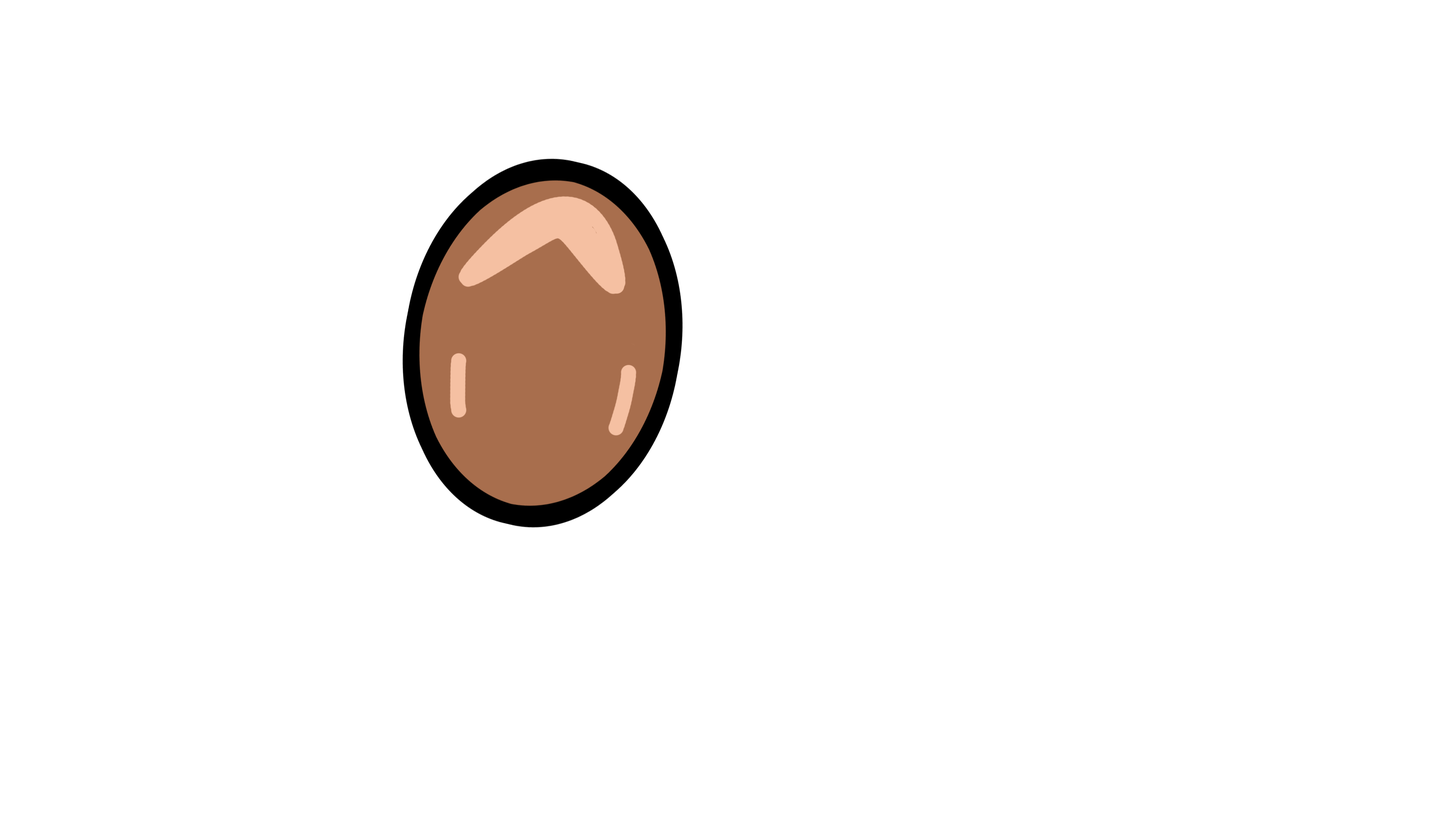
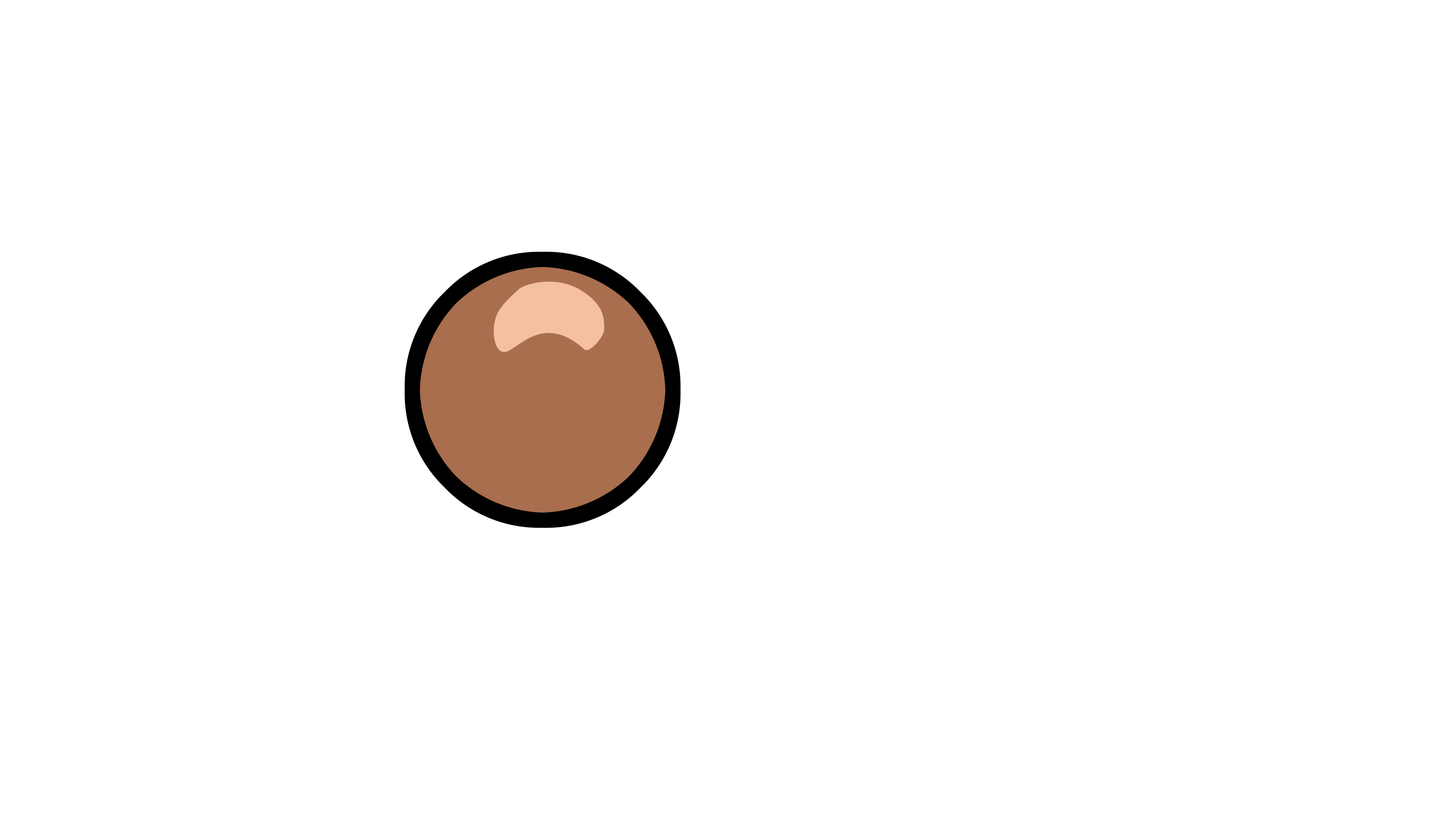
Comparing the layer stacks of the two 1455×819 images. Changes:
hid group "Jump_02" (3 layers) over [402, 158, 684, 528]
added group "Idle_08" with 3 layers above "Idle_07" over [404, 251, 681, 528]
added layer "Ball outline" (3rd of 10, in "Idle_08") in group "Idle_08" over [404, 251, 681, 528]
added layer "Ball Shine" (3rd of 10, in "Idle_08") in group "Idle_08" over [493, 281, 605, 353]
added layer "Ball colour" (3rd of 10, in "Idle_08") in group "Idle_08" over [419, 266, 667, 514]
